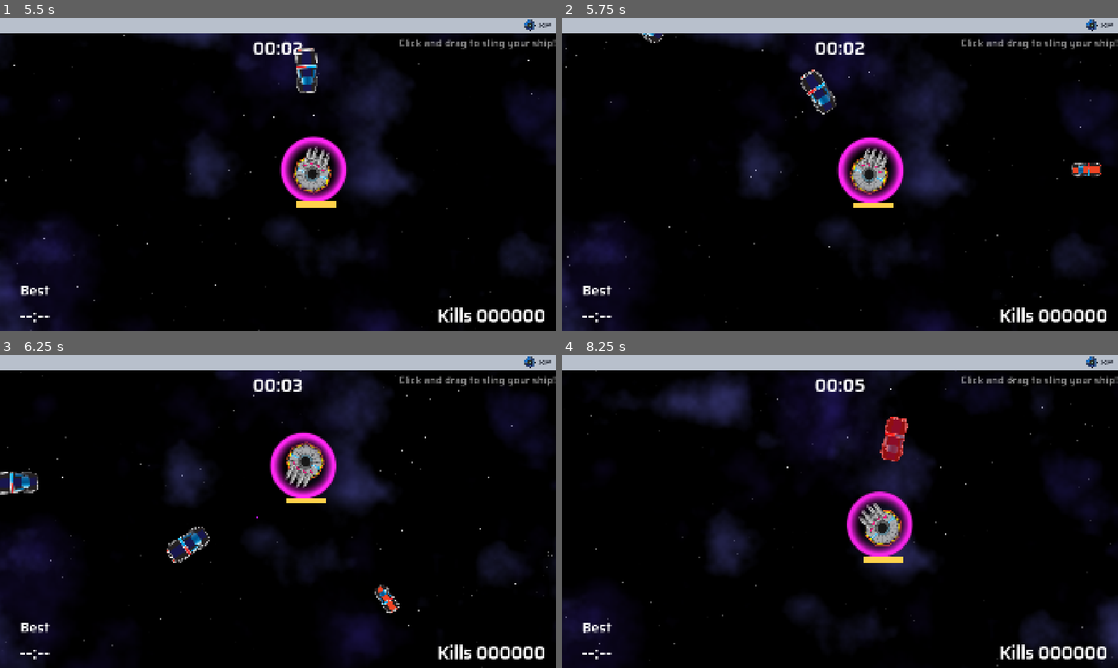
Above: before the commit, frames 1-4 (two rows, left to right).
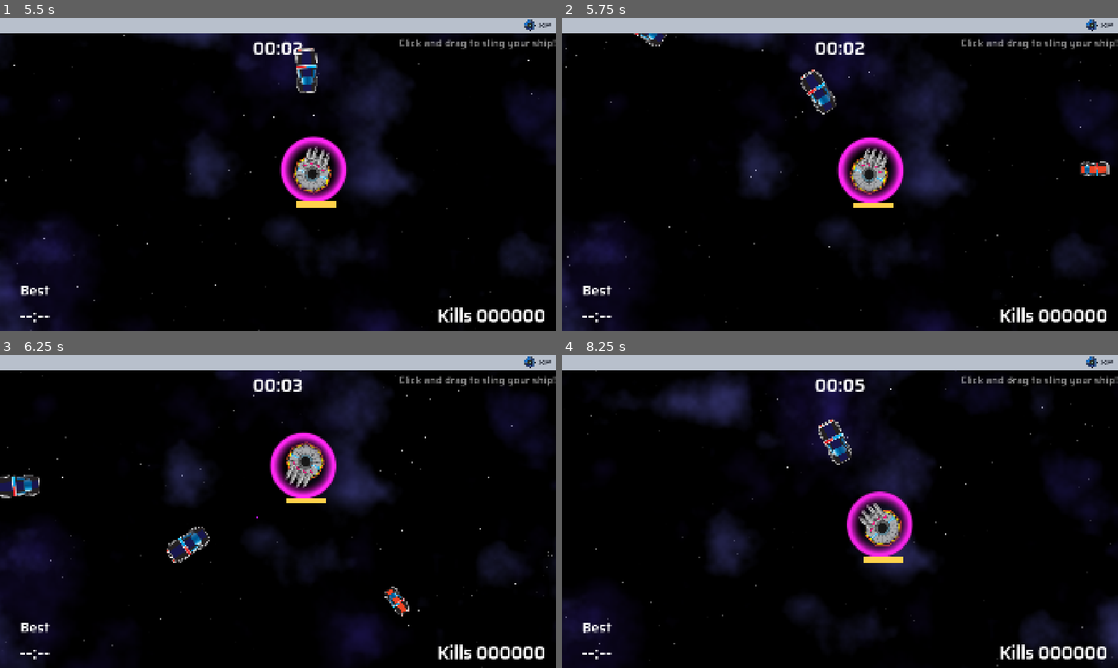
Above: after the commit, the same moments.

Repository: two-sticks-and-a-rock/space-arcade
Game: Godot game, scene res://scenes/main_menu.tscn
The game is run twice, just before and just after one commit, with the same random seed, the same clock (stepped at 60 frames per second) and the same inputs.
Inputs (mouse positions are in pixels of both pictures, inside the frame that each line leads up to):
- Up to frame 1 (5.5 s): click "START" at 0.5 s; click "SKIP" at 1.25 s; click "CONTINUE..." at 2 s; click "SELECT" at 2.75 s; tap Enter at 3.5 s; move the mouse to (400, 158) at 3.52 s; press the mouse at (400, 158) at 3.53 s; hold Right (move_right) 3.53-4.28 s; move the mouse to (166, 190) at 4.27 s; release the mouse at (166, 190) at 4.28 s; hold Down (move_back) 4.28-5.03 s; tap Space (sling_release) at 4.35 s; move the mouse to (333, 105) at 5.02 s; press the mouse at (333, 105) at 5.03 s; hold Right (move_right) from 5.03 s (still down)
- Up to frame 2 (5.75 s): keep holding Right (move_right)
- Up to frame 3 (6.25 s): move the mouse to (250, 574) at 5.77 s; release Right (move_right) at 5.78 s; release the mouse at (250, 574) at 5.78 s; hold Up (move_forward) from 5.78 s (still down); tap Space (sling_release) at 5.85 s
- Up to frame 4 (8.25 s): move the mouse to (1006, 558) at 6.52 s; release Up (move_forward) at 6.53 s; press the mouse at (1006, 558) at 6.53 s; hold Left (move_left) 6.53-8.03 s; move the mouse to (673, 464) at 7.27 s; release the mouse at (673, 464) at 7.28 s; tap Space (sling_release) at 7.35 s; move the mouse to (867, 511) at 8.02 s; press the mouse at (867, 511) at 8.03 s; hold Down (move_back) from 8.03 s (still down)

Frame 1 is identical in both runs. In frame 2, 0.4% of the frame differs, in the area x 12-99%, y 4-52%; in frame 3, 0.8%; in frame 4, 0.9%, in the area x 46-63%, y 19-36%.

Commit message:
Move drop rate bak up to 100%

Diff:
--- a/scenes/enemies/enemy.gd
+++ b/scenes/enemies/enemy.gd
@@ -12,7 +12,7 @@
 var max_hp = 100
 var curr_hp = max_hp
 
-var does_drop_xp = randi_range(0, 100)
+# var does_drop_xp = randi_range(0, 100)
 
 @onready var freeze_timer : Timer = Timer.new()
 var is_frozen: bool = false
@@ -49,8 +49,8 @@
 			var xp_drop = xp_scene.instantiate()
 			xp_drop.global_position = global_position
 			get_parent().add_child(xp_drop)
-		if (does_drop_xp < 25):
-			drop_xp.call_deferred()
+		# if (does_drop_xp < 25):
+		drop_xp.call_deferred()
 		EventBus.enemy_death.emit()
 
 		var explode = func():
